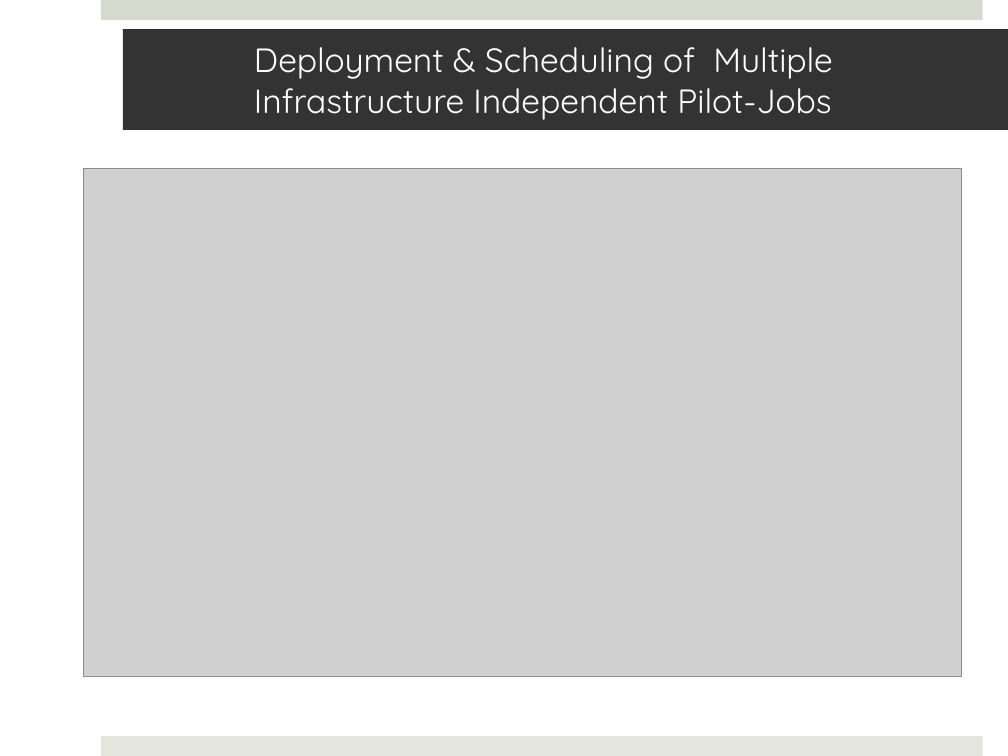
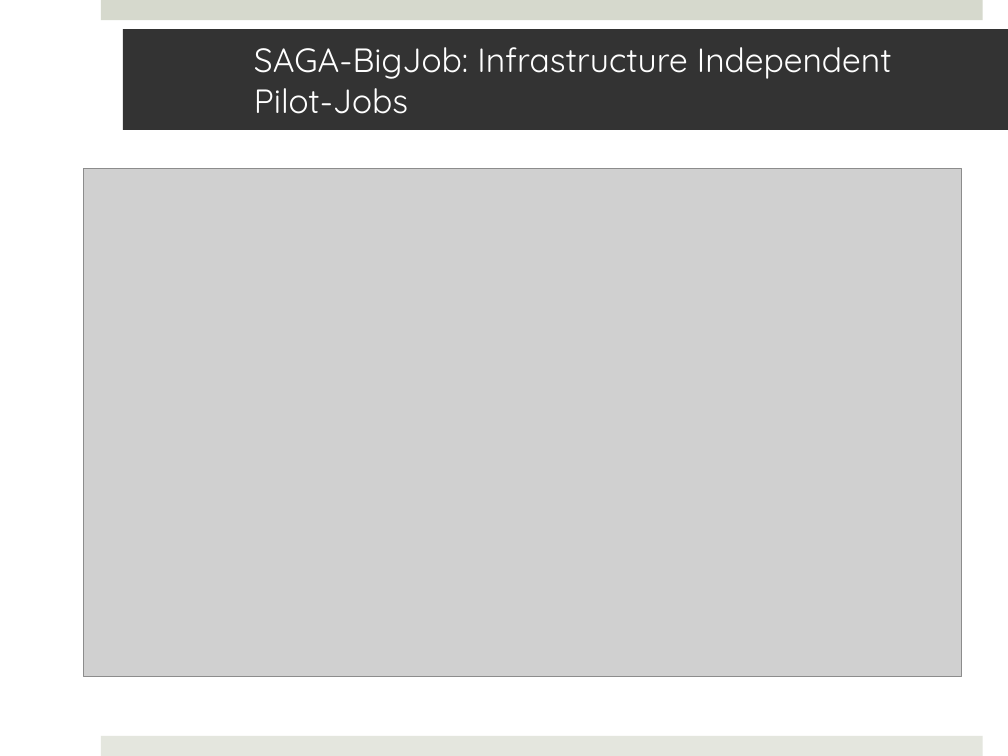
Before and after one commit to saga-project/saga-cpp-legacy-projects, a slide deck: slide 5 of papers/cloudcom10/presentation/cloudcom-panel.pptx (slide 4 before the commit). Drawn at 1008x756 pixels with LibreOffice and Linux fonts; fonts in the diff are those of the drawing; grey boxes stand for pictures. Boxes give left, top, right and bottom in pixels: in the first picture for what was removed or moved away, otherwise in the second. Text is boxed around its words. In the diff, an @@ line names an element or a change of style, - is before the commit and + after.

```diff
--- a/papers/cloudcom10/presentation/cloudcom-panel.pptx
+++ b/papers/cloudcom10/presentation/cloudcom-panel.pptx
@@ title at (254, 47, 892, 114): text changed @@
-Deployment & Scheduling of Multiple Infrastructure Independent Pilot-Jobs
+SAGA-BigJob: Infrastructure Independent Pilot-Jobs
```
Also in this commit, not shown: 5 other slides changed, 2 slides added, 1 other file.
